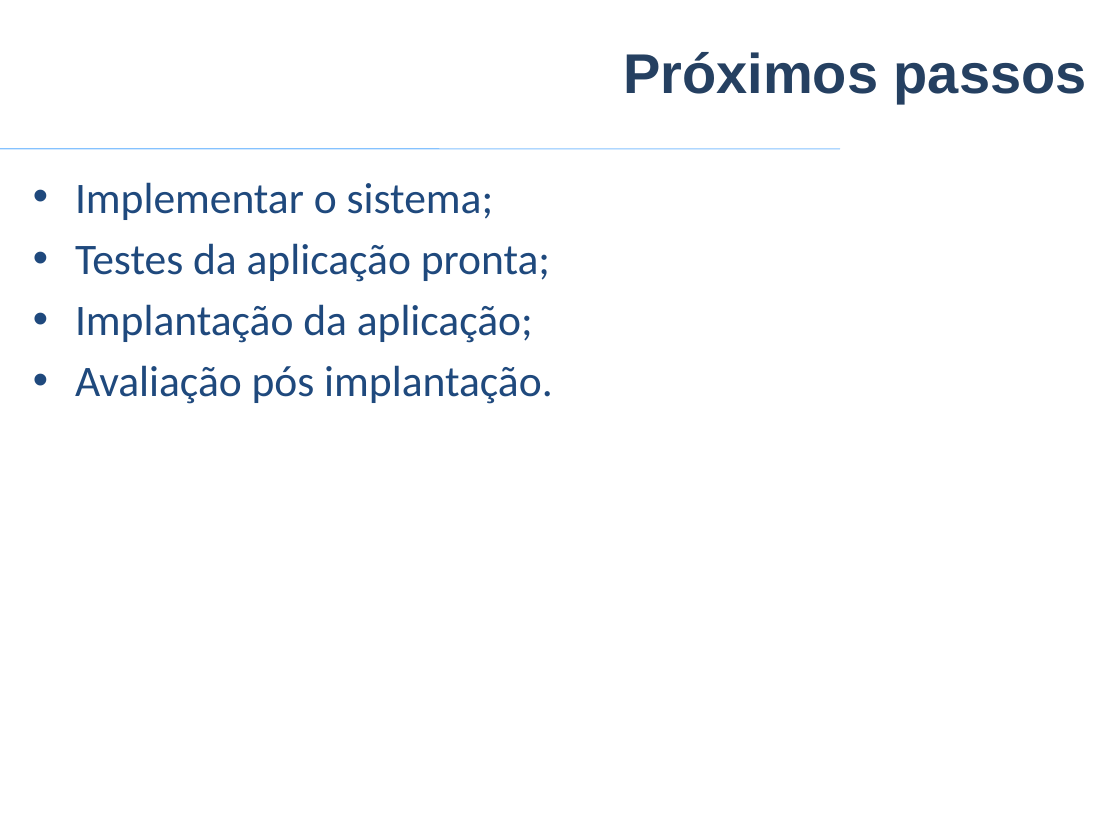
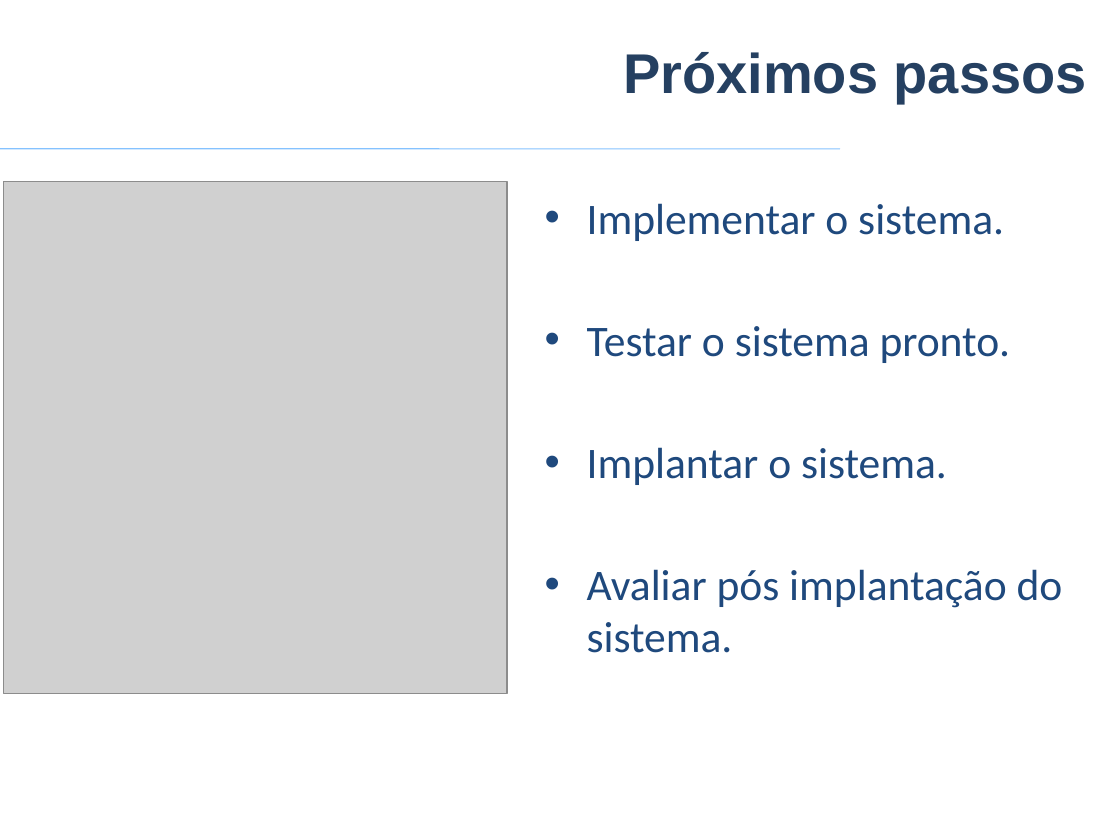
Before and after one commit to VagnerAlcantara/TCC, a slide deck: slide 42 of TCC/5º Encontro/2017-Apresentacao Psystem.pptx (slide 41 before the commit). Drawn at 1120x840 pixels with LibreOffice and Linux fonts; fonts in the diff are those of the drawing; grey boxes stand for pictures; background and template pictures are left out. Boxes give left, top, right and bottom in pixels: in the first picture for what was removed or moved away, otherwise in the second. Text is boxed around its words. In the diff, an @@ line names an element or a change of style, - is before the commit and + after.

```diff
--- a/TCC/5º Encontro/2017-Apresentacao Psystem.pptx
+++ b/TCC/5º Encontro/2017-Apresentacao Psystem.pptx
@@ picture added at (3, 181, 506, 693) @@
@@ text at (587, 203, 1063, 653): text changed @@
-• Implementar o sistema;
-• Testes da aplicação pronta;
-• Implantação da aplicação;
-• Avaliação pós implantação.
+• Implementar o sistema.
+• Testar o sistema pronto.
+• Implantar o sistema.
+• Avaliar pós implantação do sistema.
```
Also in this commit, not shown: 37 other slides changed, 2 slides added, 1 slide removed.
